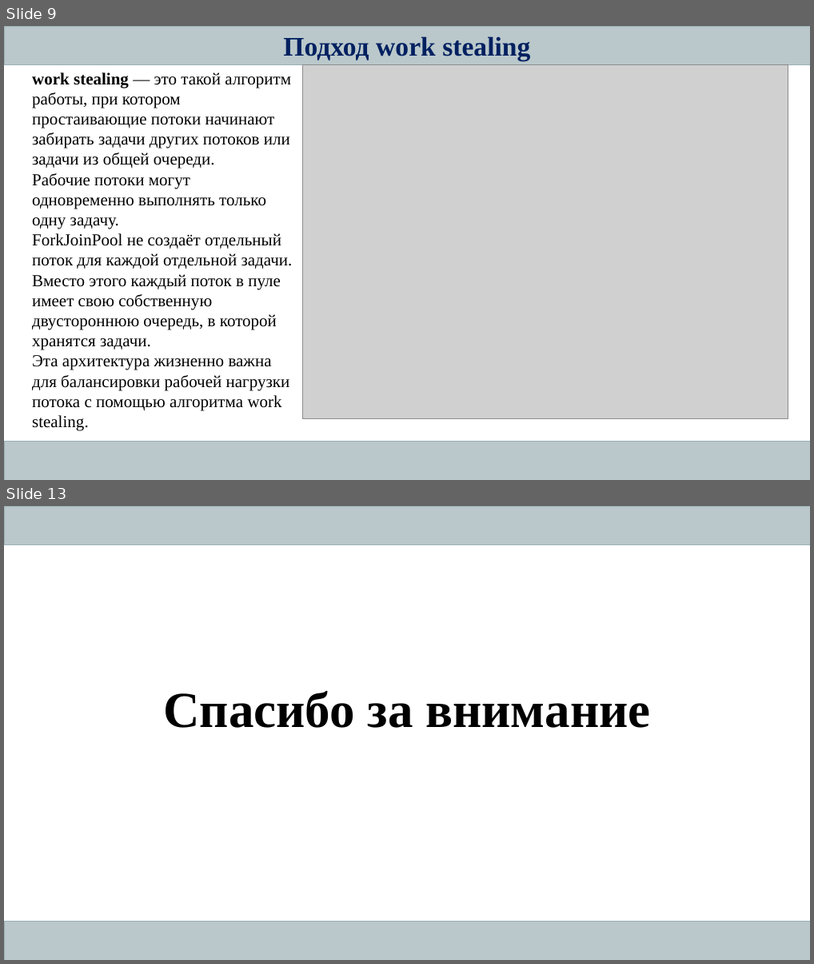
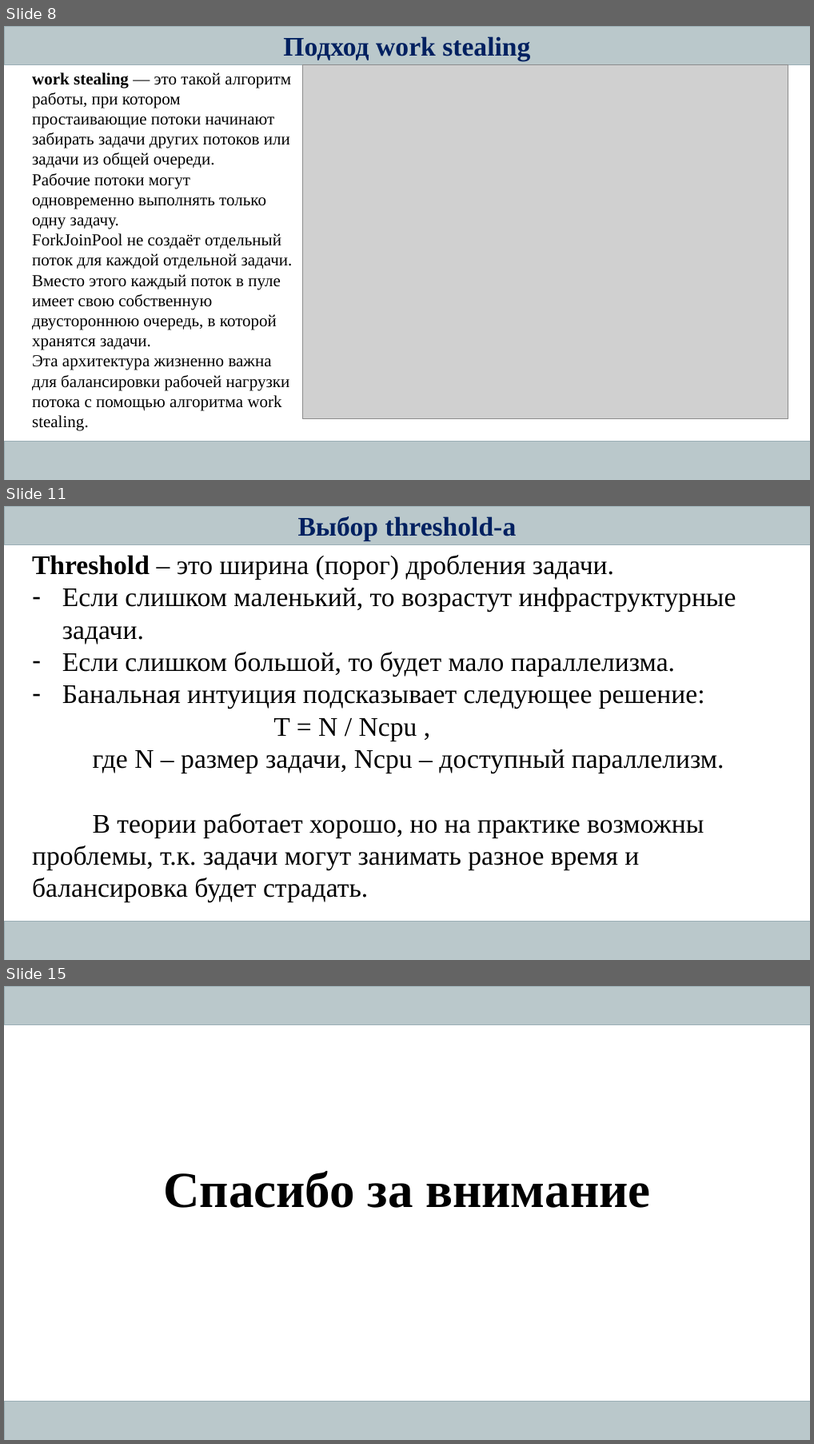
Before and after one commit to AleksandrShatov/IT-Academy_HomeWork, a slide deck: resources/Presentation_Fork-Join.pptx. Shown one above the other, each under a label of ours: slides 9 and 13 before the commit, slides 8, 11 and 15 after it; the slides between them are not shown. The pictures are 814x964 and 814x1444 pixels, drawn with LibreOffice and Linux fonts; fonts in the diff are those of the drawing; grey boxes stand for pictures. Boxes give left, top, right and bottom in pixels: in the first picture for what was removed or moved away, otherwise in the second. Text is boxed around its words. In the diff, an @@ line names an element or a change of style, - is before the commit and + after.

```diff
--- a/resources/Presentation_Fork-Join.pptx
+++ b/resources/Presentation_Fork-Join.pptx
@@ slide 11 added at (4,506,810,960), background #FFFFFF @@
@@ rectangle added at (4,506,810,544), fill gradient #BBC8CC to #B8C6CB, outline #9BAFB5 0.5 pt, 32 pt, text #002060, bold @@
+Выбор threshold-а
@@ text added at (32,555,737,902), 32 pt, text #000000 @@
+Threshold – это ширина (порог) дробления задачи.
+– Если слишком маленький, то возрастут инфраструктурные задачи.
+– Если слишком большой, то будет мало параллелизма.
+– Банальная интуиция подсказывает следующее решение:
+T = N / Ncpu ,
+где N – размер задачи, Ncpu – доступный параллелизм.
+В теории работает хорошо, но на практике возможны проблемы, т.к. задачи могут занимать разное время и балансировка будет страдать.
@@ rectangle added at (4,921,810,960), fill gradient #BBC8CC to #B8C6CB, outline #9BAFB5 0.5 pt @@
@@ what was slide 9 is now slide 8 @@
@@ what was slide 13 is now slide 15 @@
```
Also in this commit, not shown: 8 slides changed, 2 other slides added, 1 slide removed, 4 other files.
